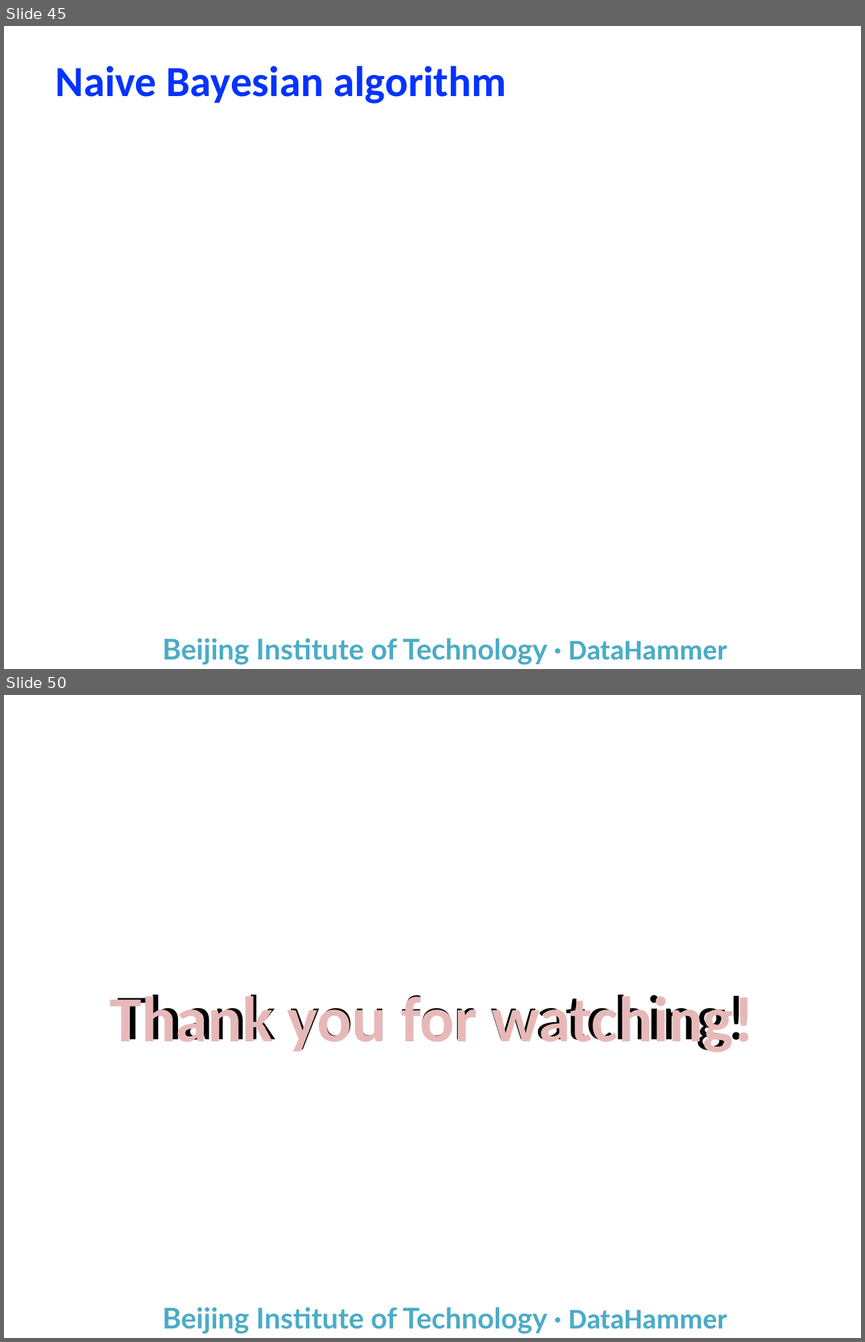
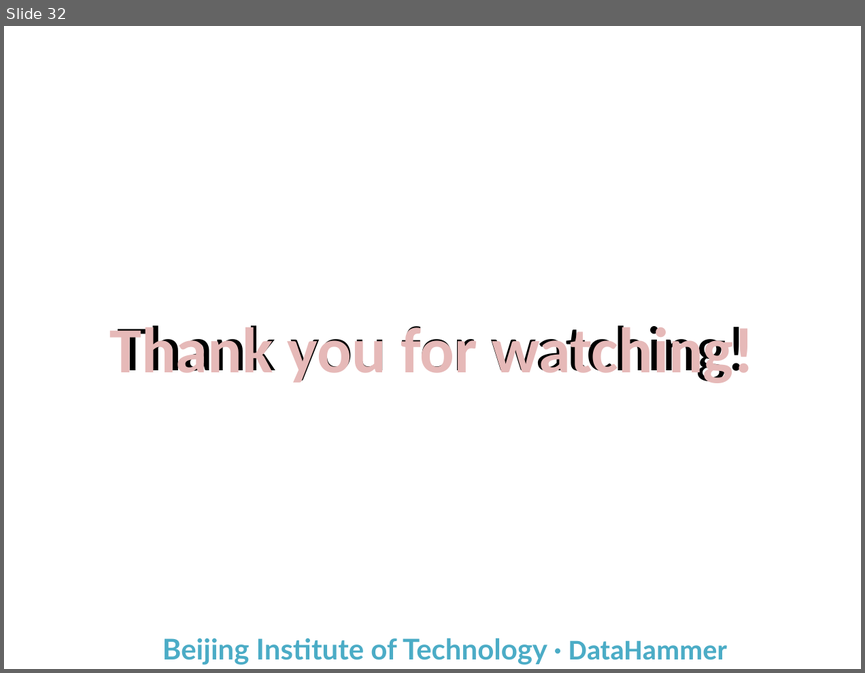
Before and after one commit to yuanba/Study, a slide deck: Report/机器学习自学基础/Machine Learning.pptx. Shown one above the other, each under a label of ours: slides 45 and 50 before the commit, slide 32 after it; the slides between them are not shown. The pictures are 865x1342 and 865x673 pixels, drawn with LibreOffice and Linux fonts; fonts in the diff are those of the drawing; grey boxes stand for pictures; background and template pictures are left out. Boxes give left, top, right and bottom in pixels: in the first picture for what was removed or moved away, otherwise in the second. Text is boxed around its words. In the diff, an @@ line names an element or a change of style, - is before the commit and + after.

```diff
--- a/Report/机器学习自学基础/Machine Learning.pptx
+++ b/Report/机器学习自学基础/Machine Learning.pptx
@@ slide 45 removed at bbox=[4, 26, 861, 669], background #FFFFFF; not listed: 1 template element that a slide beside it also shows @@
@@ title removed at bbox=[56, 65, 506, 104] @@
-Naive Bayesian algorithm
@@ what was slide 50 is now slide 32 @@
```
Also in this commit, not shown: 1 slide changed, 3 slides added, 20 other slides removed, 1 other file.
